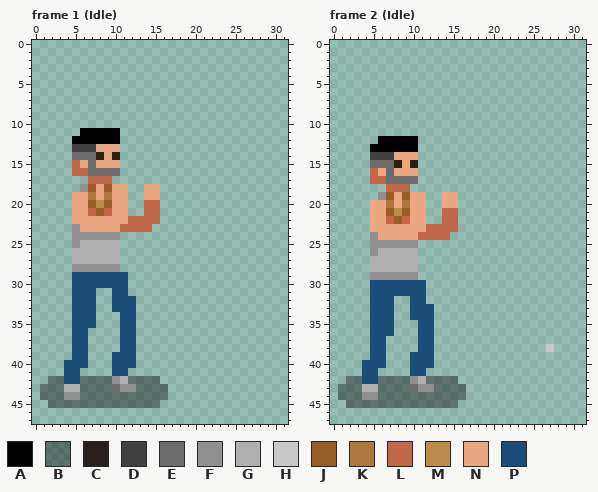
Edited in one commit: pixel-art file (Arte/Ctangana_Full.aseprite). The picture above was drawn from the file before the commit.
32x48 pixels, 20 frames. Colours within 5 levels of each other are drawn and written as one. Shown: frame 1 (Idle), frame 2 (Idle). The commit also changed other frames, which this record leaves out.
Visible layers, top first: "Layer 6", "Layer 5", "Layer 4" opacity 40%.
Palette (. is transparent): A #000000  B #05040365  C #271f1b  D #404040  E #6c6c6c  F #909090  G #b0b0b0  H #c8c8c8  J #985c28  K #ac783c  L #c06848  M #bc8c4c  N #eca880  P #1c4c78
Pixels before, frame 1 (Idle), first column x 1:
11 .....AAAAA......
12 ....AAAAAA......
13 ....DDDNNN......
14 ....EEECNC......
15 ....LNENNN......
16 ....LLEEEE......
17 ......LLL.......
18 .....FJNJNN..NN.
19 ....NNKNKNN..NN.
20 ....NNJMJNN..LL.
21 ....NNLJLNN..LL.
22 ....NNNNNNNLLLL.
23 ....FNNNNNLLLL..
24 ....FFFFFF......
25 ....FGGGGG......
26 ....GGGGGG......
27 ....GGGGGG......
28 ....FFFFFF......
29 ....PPPPPPP.....
30 ....PPPPPPP.....
31 ....PPP..PP.....
32 ....PPP..PPP....
33 ....PPP..PPP....
34 ....PPP...PP....
35 ....PPP...PP....
36 ....PP....PP....
37 ....PP....PP....
38 ....PP....PP....
39 ....PP...PPP....
40 ...PPP...PPP....
41 ...PP....PP.....
42 .BBPPBBBBFGBBBB.
43 BBBGGBBBBEFFBBBB
44 BBBFFBBBBBBBBBBB
45 .BBBBBBBBBBBBBB.
Pixels before, frame 2 (Idle), first column x 1:
12 .....AAAAA.................
13 ....AAAAAA.................
14 ....DDDNNN.................
15 ....EEECNC.................
16 ....LNENNN.................
17 ....LLEEEE.................
18 ......LLL..................
19 .....FJNJNN..NN............
20 ....NNKNKNN..NN............
21 ....NNJMJNN..LL............
22 ....NNLJLNN..LL............
23 ....NNNNNNNLLLL............
24 ....FNNNNNLLLL.............
25 ....FFFFFF.................
26 ....FGGGGG.................
27 ....GGGGGG.................
28 ....GGGGGG.................
29 ....FFFFFF.................
30 ....PPPPPPP................
31 ....PPPPPPP................
32 ....PPP..PP................
33 ....PPP..PPP...............
34 ....PPP..PPP...............
35 ....PPP...PP...............
36 ....PPP...PP...............
37 ....PP....PP...............
38 ....PP....PP..............H
39 ....PP...PPP...............
40 ...PPP...PPP...............
41 ...PP....PP................
42 .BBPPBBBBFGBBBB............
43 BBBGGBBBBEFFBBBB...........
44 BBBFFBBBBBBBBBBB...........
45 .BBBBBBBBBBBBBB............
Once edited:
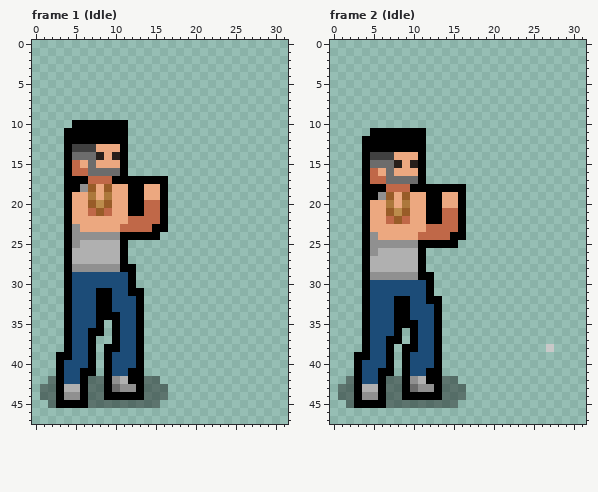
The exact change:
Changed rows in their new state; - is an unchanged pixel.
Frame 1 (Idle), layer "Layer 6":
first column x 3:
10 --AAAAAAA-----
11 -AA-----A-----
12 -A------A-----
13 -A------A-----
14 -A------A-----
15 -A------A-----
16 -A------A-----
17 -AAA---AAAAAAA
18 -AA------AA--A
19 -A-------AA--A
20 -A-------AA--A
21 -A-------AA--A
22 -A-----------A
23 -A----------AA
24 -A------AAAAA-
25 -A------A-----
26 -A------A-----
27 -A------A-----
28 -A------AA----
29 -A-------A----
30 -A-------A----
31 -A---AA--AA---
32 -A---AA---A---
33 -A---AA---A---
34 -A---AAA--A---
35 -A---A-A--A---
36 -A--AA-A--A---
37 -A--A--A--A---
38 -A--A-AA--A---
39 AA--A-A---A---
40 A---A-A---A---
41 A--AA-A--AA---
42 A--A--A--AA---
43 A--A--A---A---
44 A--A--AAAAA---
45 AAAA----------
Frame 2 (Idle), layer "Layer 6":
first column x 3:
11 --AAAAAAA-----
12 -AA-----A-----
13 -A------A-----
14 -A------A-----
15 -A------A-----
16 -A------A-----
17 -A------A-----
18 -AAA---AAAAAAA
19 -AA------AA--A
20 -A-------AA--A
21 -A-------AA--A
22 -A-------AA--A
23 -A-----------A
24 -A----------AA
25 -A------AAAAA-
26 -A------A-----
27 -A------A-----
28 -A------A-----
29 -A------AA----
30 -A-------A----
31 -A-------A----
32 -A---AA--AA---
33 -A---AA---A---
34 -A---AA---A---
35 -A---AAA--A---
36 -A---A-A--A---
37 -A--AA-A--A---
38 -A--A-AA--A---
39 AA--A-A---A---
40 A---A-A---A---
41 A--AA-A--AA---
42 A--A--A--AA---
43 A--A--A---A---
44 A--A--AAAAA---
45 AAAA----------
Pixel boxes of the changes (left, top, right, bottom) in both pictures:
changed: (56, 120, 168, 408)
changed: (354, 128, 466, 408)
